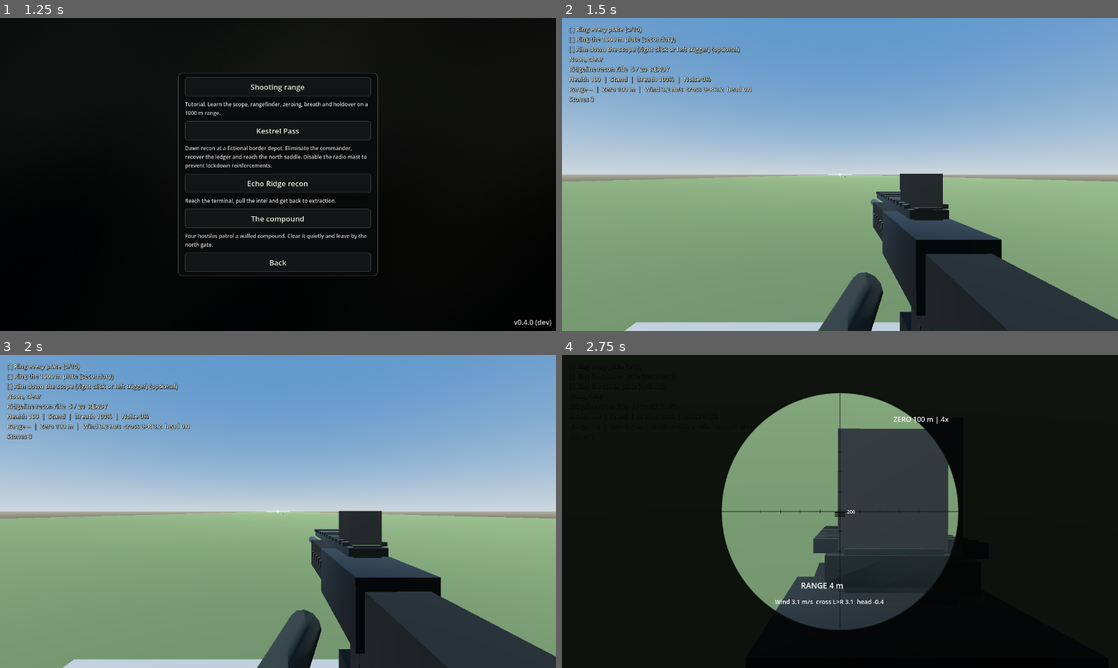
Above: before the commit, frames 1-4 (two rows, left to right).
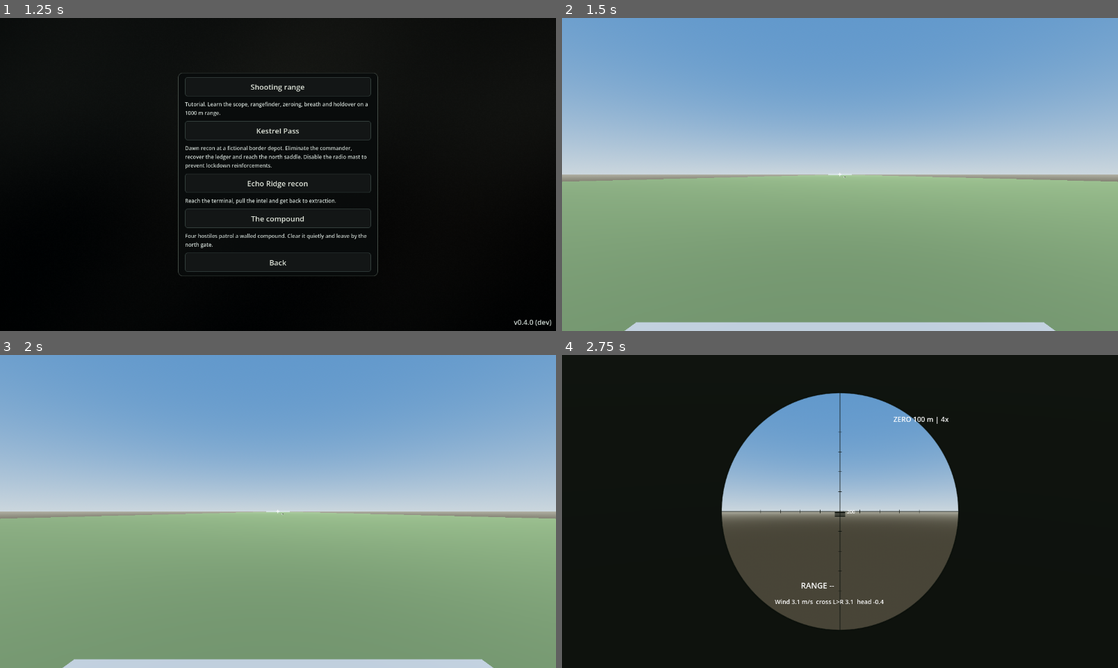
Above: after the commit, the same moments.

Repository: adam656677-oss/sniper
Game: Godot game, scene res://scenes/ui/main_menu.tscn
Same seed, same stepped clock (60 frames per second), same inputs: the game is played once before the commit and once after it.
Inputs (mouse positions are in pixels of both pictures, inside the frame that each line leads up to):
- Up to frame 1 (1.25 s): click "Missions" at 0.5 s
- Up to frame 2 (1.5 s): click "Shooting range" at 1.25 s
- Up to frame 3 (2 s): no input
- Up to frame 4 (2.75 s): tap Enter at 2 s; move the mouse to (867, 511) at 2.02 s; hold W (move_forward) from 2.03 s (still down); hold Right mouse button (aim) from 2.03 s (still down); click (867, 511) at 2.3 s

Frame 1 is identical in both runs. In frame 2, 14% of the frame differs, in the area x 1-100%, y 2-100%; in frame 3, 14%; in frame 4, 23%, in the area x 28-72%, y 12-88%.
Error after the commit: Parse Error: Value of type "GradientTexture1D" cannot be assigned to a variable of type "Gradient". (res://scenes/weapons/viewmodel.gd:398)

Commit message:
Add lingering muzzle smoke with suppressed weapon variation

Diff:
--- a/scenes/weapons/viewmodel.gd
+++ b/scenes/weapons/viewmodel.gd
@@ -12,6 +12,7 @@
 const CLOTH := Color(0.12, 0.14, 0.13)
 const MAX_CASINGS := 8
 const MAX_DROPPED_MAGAZINES := 2
+const MAX_MUZZLE_SMOKES := 3
 
 var weapon: Variant
 var model_root: Node3D
@@ -29,6 +30,7 @@
 var reload_duration := 2.0
 var casings: Array[Dictionary] = []
 var dropped_magazines: Array[Dictionary] = []
+var muzzle_smokes: Array[Dictionary] = []
 var magazine_ejected_for_reload := false
 var reload_was_active := false
 var base_position := Vector3(0.25, -0.22, -0.48)
@@ -57,6 +59,7 @@
 	recoil = minf(recoil + (0.10 if active_profile and active_profile.family == "sidearm" else 0.075), 0.22)
 	flash_remaining = 0.055
 	slide_remaining = 0.085
+	_spawn_muzzle_smoke()
 	if muzzle_flash:
 		muzzle_flash.visible = true
 	if flash_light:
@@ -150,6 +153,7 @@
 		model_root.queue_free()
 	casings.clear()
 	_clear_dropped_magazines()
+	_clear_muzzle_smokes()
 	magazine_ejected_for_reload = false
 	reload_was_active = false
 	slide = null
@@ -263,6 +267,7 @@
 	clock += delta
 	_advance_casings(delta)
 	_advance_dropped_magazines(delta)
+	_advance_muzzle_smokes(delta)
 	if weapon.profile() != active_profile:
 		set_profile(weapon.profile())
 	recoil = move_toward(recoil, 0.0, delta * 1.9)
@@ -366,3 +371,71 @@
 		if is_instance_valid(item.node):
 			item.node.queue_free()
 	dropped_magazines.clear()
+
+
+func _spawn_muzzle_smoke() -> void:
+	if not weapon_root or not muzzle_flash or not active_profile:
+		return
+	var smoke := CPUParticles3D.new()
+	smoke.name = "MuzzleSmoke"
+	smoke.one_shot = true
+	smoke.explosiveness = 0.72
+	smoke.amount = 10 if active_profile.suppressed else 6
+	smoke.lifetime = 1.0 if active_profile.suppressed else 0.58
+	smoke.direction = Vector3(0.0, 0.12, -1.0)
+	smoke.spread = 24.0
+	smoke.gravity = Vector3(0.0, 0.12, 0.0)
+	smoke.initial_velocity_min = 0.08 if active_profile.suppressed else 0.18
+	smoke.initial_velocity_max = 0.22 if active_profile.suppressed else 0.42
+	smoke.scale_amount_min = 0.055
+	smoke.scale_amount_max = 0.12 if active_profile.suppressed else 0.075
+	var gradient := Gradient.new()
+	gradient.set_color(0, Color(0.48, 0.50, 0.52, 0.20))
+	gradient.add_point(0.42, Color(0.43, 0.45, 0.47, 0.11))
+	gradient.set_color(1, Color(0.38, 0.40, 0.42, 0.0))
+	var ramp := GradientTexture1D.new()
+	ramp.gradient = gradient
+	smoke.color_ramp = ramp
+	var cloud := SphereMesh.new()
+	cloud.radius = 0.045
+	cloud.height = 0.09
+	cloud.radial_segments = 6
+	cloud.rings = 3
+	smoke.mesh = cloud
+	var material := StandardMaterial3D.new()
+	material.albedo_color = Color(0.55, 0.57, 0.59, 0.28)
+	material.transparency = BaseMaterial3D.TRANSPARENCY_ALPHA
+	material.shading_mode = BaseMaterial3D.SHADING_MODE_UNSHADED
+	material.vertex_color_use_as_albedo = true
+	smoke.material_override = material
+	smoke.cast_shadow = GeometryInstance3D.SHADOW_CASTING_SETTING_OFF
+	weapon_root.add_child(smoke)
+	smoke.position = muzzle_flash.position
+	smoke.emitting = true
+	muzzle_smokes.append({"node": smoke, "age": 0.0, "lifetime": smoke.lifetime})
+	while muzzle_smokes.size() > MAX_MUZZLE_SMOKES:
+		var oldest: Dictionary = muzzle_smokes.pop_front()
+		if is_instance_valid(oldest.node):
+			oldest.node.queue_free()
+
+
+func _advance_muzzle_smokes(delta: float) -> void:
+	for index in range(muzzle_smokes.size() - 1, -1, -1):
+		var item: Dictionary = muzzle_smokes[index]
+		var node: CPUParticles3D = item.node
+		if not is_instance_valid(node):
+			muzzle_smokes.remove_at(index)
+			continue
+		item.age = float(item.age) + delta
+		if float(item.age) >= float(item.lifetime) + 0.12:
+			node.queue_free()
+			muzzle_smokes.remove_at(index)
+		else:
+			muzzle_smokes[index] = item
+
+
+func _clear_muzzle_smokes() -> void:
+	for item in muzzle_smokes:
+		if is_instance_valid(item.node):
+			item.node.queue_free()
+	muzzle_smokes.clear()
